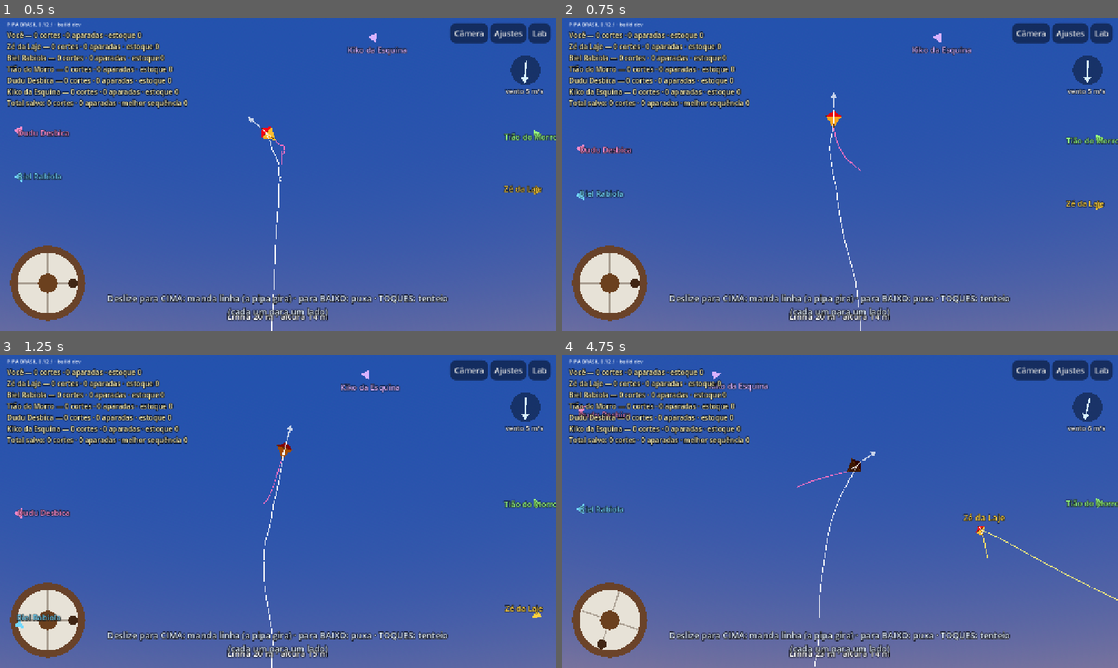
Above: before the commit, frames 1-4 (two rows, left to right).
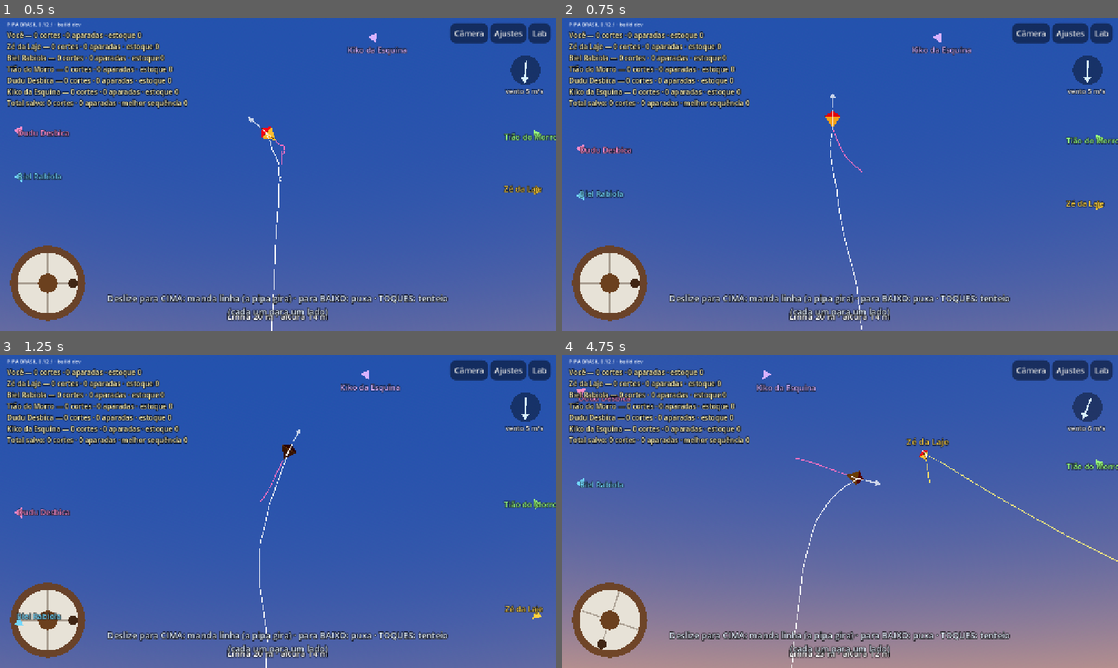
Above: after the commit, the same moments.

Repository: lucaskaeller201-ui/Pipa-Brasil
Game: Godot game, scene res://scenes/main/main.tscn
Two runs of this game, one before a commit and one after it. Both use one fixed random seed, a clock stepped at 60 frames per second and the inputs below.
Inputs (mouse positions are in pixels of both pictures, inside the frame that each line leads up to):
- Up to frame 1 (0.5 s): no input
- Up to frame 2 (0.75 s): tap Enter at 0.5 s; move the mouse to (962, 158) at 0.52 s; hold Right from 0.53 s (still down); tap Z at 0.6 s; click (962, 158) at 0.67 s
- Up to frame 3 (1.25 s): keep holding Right; tap Space at 0.77 s
- Up to frame 4 (4.75 s): release Right at 1.25 s; drag from (728, 527) to (812, 574) at 1.27 s; move the mouse to (895, 442) at 2.02 s; hold Right 2.03-2.75 s; tap Q at 2.1 s; drag from (812, 574) to (673, 464) at 2.77 s; move the mouse to (1006, 558) at 3.52 s; hold A 3.53-4.25 s; tap Z at 3.6 s; tap Space at 3.77 s; drag from (673, 464) to (756, 433) at 4.27 s

Frame 1 is identical in both runs. In frame 2, 0.2% of the frame differs, in the area x 2-98%, y 10-100%; in frame 3, 1.0%; in frame 4, 44%, in the area x 0-100%, y 4-100%.

Commit message:
Tenteio: o bico fica onde foi por 0,6 s; bot alto não tenteia
Co-Authored-By: Claude Opus 5.5 <noreply@anthropic.com>
Claude-Session: https://claude.ai/code/session_01VcBVPpGPHbKMkWY2F5CwiY

Diff:
--- a/game/modes/free_mode.gd
+++ b/game/modes/free_mode.gd
@@ -96,7 +96,7 @@
 			bot.update(f, t)
 			# Todo pipeiro tenteia: toques de vez em quando, cada um para um lado.
 			# (só com a pipa já no alto: subindo, ele cuida de dar linha)
-			if f.input.haul_speed <= 0.1 and f.input.pull < 0.05 and f.line_length() > bot.line_target - 5.0 \
+			if p["profile"] != "alto" and f.input.haul_speed <= 0.1 and f.input.pull < 0.05 and f.line_length() > bot.line_target - 5.0 \
 					and absf(f.nose_angle_deg()) < 25.0 and _rng.randf() < dt / 1.2:
 				var lado := -float(p.get("ultimo_lado", 1.0))
 				p["ultimo_lado"] = lado
--- a/sim/kite/kite_body.gd
+++ b/sim/kite/kite_body.gd
@@ -257,9 +257,13 @@
 						var ang := atan2(nn.dot(bico.cross(cima)), bico.dot(cima))
 						var volta := clampf(ang * d.spin_return, -deg_to_rad(160.0), deg_to_rad(160.0))
 						novo = lerpf(novo, volta, 1.0 - exp(-8.0 * h))
+		# Logo depois do tenteio o bico fica onde foi (dá tempo de puxar).
+		var segura := spin_mode == SpinMode.SPIN_FREE and since_kick < 0.6 and d.spin_return > 0.0 and not drifting and not towed
+		if segura:
+			novo = 0.0
 		angular_velocity += nn * (novo - wnn)
-		_spin_controlado = spin_mode != SpinMode.SPIN_FREE
-		_spin_teto = deg_to_rad(d.spin_give_rate_deg) if spin_mode == SpinMode.SPIN_FREE else -1.0
+		_spin_controlado = spin_mode != SpinMode.SPIN_FREE or segura
+		_spin_teto = deg_to_rad(d.spin_give_rate_deg) if spin_mode == SpinMode.SPIN_FREE and not segura else -1.0
 		_spin_alvo = novo
 		if spin_mode == SpinMode.SPIN_GIVE or spin_mode == SpinMode.SPIN_KICK:
 			# Mandando linha a pipa gira no plano dela, sem capotar: a rabiola
